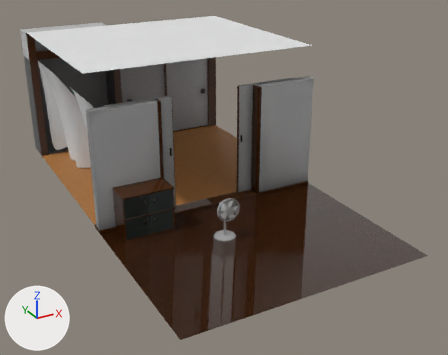
The Blender file src/ts/gl/warmth/blend-files/warmth.blend: old version first, new version second.
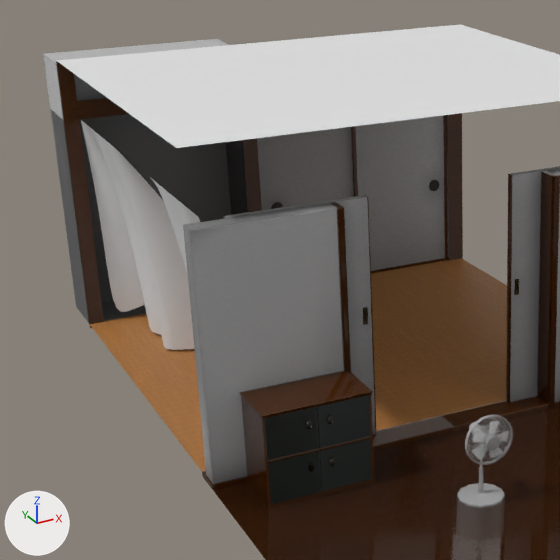
Each version is shown whole from a 50 mm lens placed at (-6.35, -11.07, 6.76), pointed at (0.37, 1.14, 0.65), then close up on the part from 0% to 58% of the width and 1% to 75% of the height. Every picture has the same lights, and +X, +Y and +Z are marked at lower left.

In view in the first close-up: 'Cabinet', 'Curtain', 'Floor', 'Fusuma.001', 'Oshiire', 'Oshiire.001', 'Roof', 'Tatami', 'Wall', 'Wall.001', 'Wall_Washitsu', 'Wall_wood'.
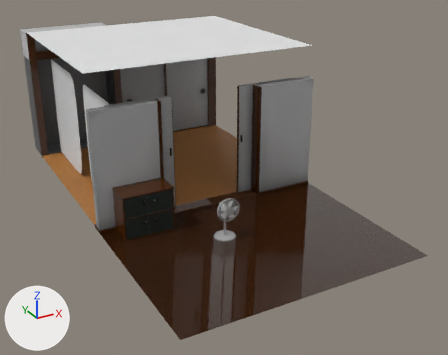
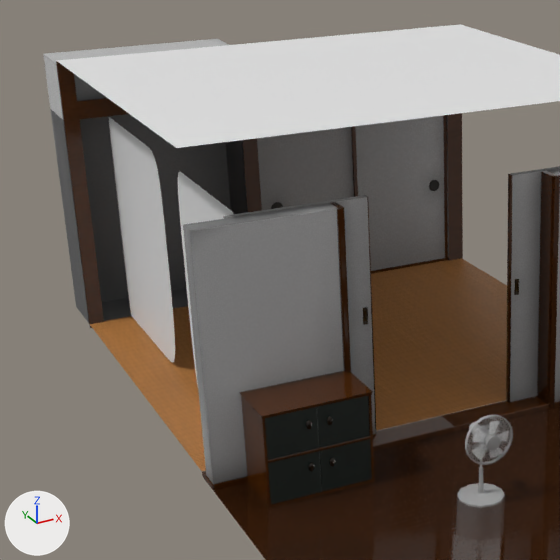
What differs and where, as boxes [x1, y1, x2, y2] in the close-ups (560 x 560 px; the box of a moved part takes in the faces that stretch with it):
```json
{"object": "Curtain", "change": "reshaped, moved", "before": [81, 120, 200, 350], "after": [109, 117, 234, 386]}
{"part": 1, "of": "me_plane_010", "change": "moved or reshaped", "before": [150, 177, 200, 275], "after": [178, 172, 234, 386]}
{"part": 2, "of": "me_plane_010", "change": "moved or reshaped", "before": [81, 120, 195, 350], "after": [109, 117, 175, 362]}
```

Edits to the scene script, one JSON object a line:
```json
{"block": "me_plane_010", "where": "# used by ob_curtain; location = (-2.55, 2.27, 1.73)"}
{"block": "me_plane_010", "where": "# before: 0 (-0.11, -0.92, 1.12), 1 (0.0, -0.92, -1.64), 4 (-0.11, 0.55, 1.12), 5 (-0.11, 0.18, 1.12), 6 (-0.11, -0.18, 1.12)"}
{"block": "me_plane_010", "where": "# before: 7 (-0.11, -0.55, 1.12), 9 (0.0, -0.18, -1.64), 11 (0.0, 0.55, -1.64), 13 (-0.11, 0.86, 1.12), 14 (-0.11, -0.86, 1.12)"}
{"block": "me_plane_010", "where": "# before: 16 (0.0, -0.92, 0.0), 19 (0.0, -0.18, 0.0), 21 (0.0, 0.55, 0.0)"}
{"op": "remove", "block": "me_plane_010", "code": "me_plane_010.from_pydata(...)  # 48 vertices, 28 faces; spans x -0.11..1.4, y -0.92..4.01, z -1.64..1.12"}
{"op": "add", "block": "me_plane_010", "code": "me_plane_010.from_pydata(...)  # 48 vertices, 28 faces; spans x 0.0, y -2.35..2.58, z -2.77..0.0"}
{"block": "me_plane_010", "change": "me_plane_010 part 1"}
{"op": "add", "block": "me_plane_010", "code": "for i in [0, *range(4, 8), 13, 14]: me_plane_010.vertices[i].co += Vector((0.11, -1.43, -1.12))"}
{"op": "add", "block": "me_plane_010", "code": "for i in [1, 9, 11]: me_plane_010.vertices[i].co += Vector((0.0, -1.43, -1.13))"}
{"op": "add", "block": "me_plane_010", "code": "for i in [16, 19, 21]: me_plane_010.vertices[i].co += Vector((0.0, -1.43, -1.09))"}
{"op": "set", "path": "me_plane_010.vertices[2].co", "old": "(-0.11, 0.92, 1.12)", "new": "(0.0, -0.34, 0.0)"}
{"op": "set", "path": "me_plane_010.vertices[3].co", "old": "(1.26, 1.02, -1.63)", "new": "(0.0, -0.35, -2.77)"}
{"op": "set", "path": "me_plane_010.vertices[8].co", "old": "(1.11, -0.55, -1.23)", "new": "(0.0, -1.98, -2.77)"}
{"op": "set", "path": "me_plane_010.vertices[10].co", "old": "(0.72, 0.18, -1.64)", "new": "(0.0, -1.24, -2.77)"}
{"op": "set", "path": "me_plane_010.vertices[12].co", "old": "(1.17, 0.86, -1.64)", "new": "(0.0, -0.57, -2.77)"}
{"op": "set", "path": "me_plane_010.vertices[15].co", "old": "(0.18, -0.86, -1.57)", "new": "(0.0, -2.29, -2.77)"}
{"op": "set", "path": "me_plane_010.vertices[17].co", "old": "(0.64, 1.03, 0.0)", "new": "(0.0, -0.34, -1.09)"}
{"op": "set", "path": "me_plane_010.vertices[18].co", "old": "(0.55, -0.55, 0.2)", "new": "(0.0, -1.98, -1.09)"}
{"op": "set", "path": "me_plane_010.vertices[20].co", "old": "(0.36, 0.18, 0.0)", "new": "(0.0, -1.24, -1.09)"}
{"op": "set", "path": "me_plane_010.vertices[22].co", "old": "(0.59, 0.86, 0.0)", "new": "(0.0, -0.57, -1.09)"}
{"op": "set", "path": "me_plane_010.vertices[23].co", "old": "(0.09, -0.86, 0.03)", "new": "(0.0, -2.29, -1.09)"}
{"block": "me_plane_010", "change": "me_plane_010 part 2: 24 of 48 vertices moved; they spanned x -0.11..1.4, y 2.17..4.01, z -1.64..1.12 and now span x 0.0, y 0.34..2.58, z -2.77..0.0; mean shift (-0.25, -1.48, -1.15); largest move (1.4, 2.17, -1.64) -> (0.0, 0.34, -2.77)"}
{"op": "set", "path": "ob_curtain.location", "old": "(-2.55, 2.27, 1.73)", "new": "(-2.31, 3.7, 2.85)"}
```
